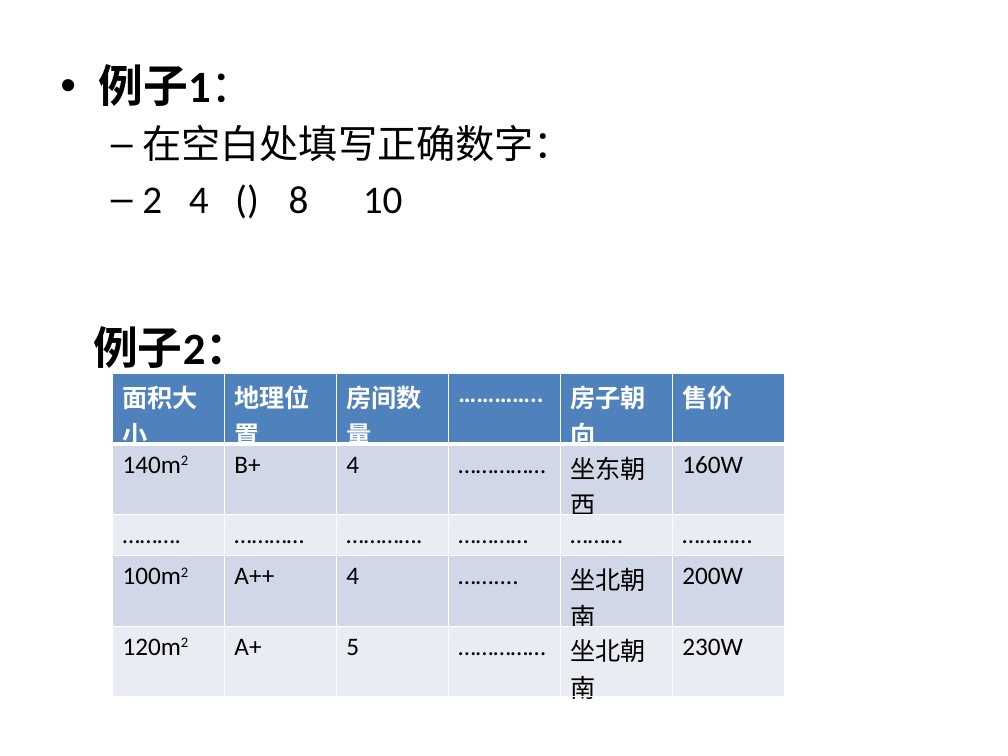
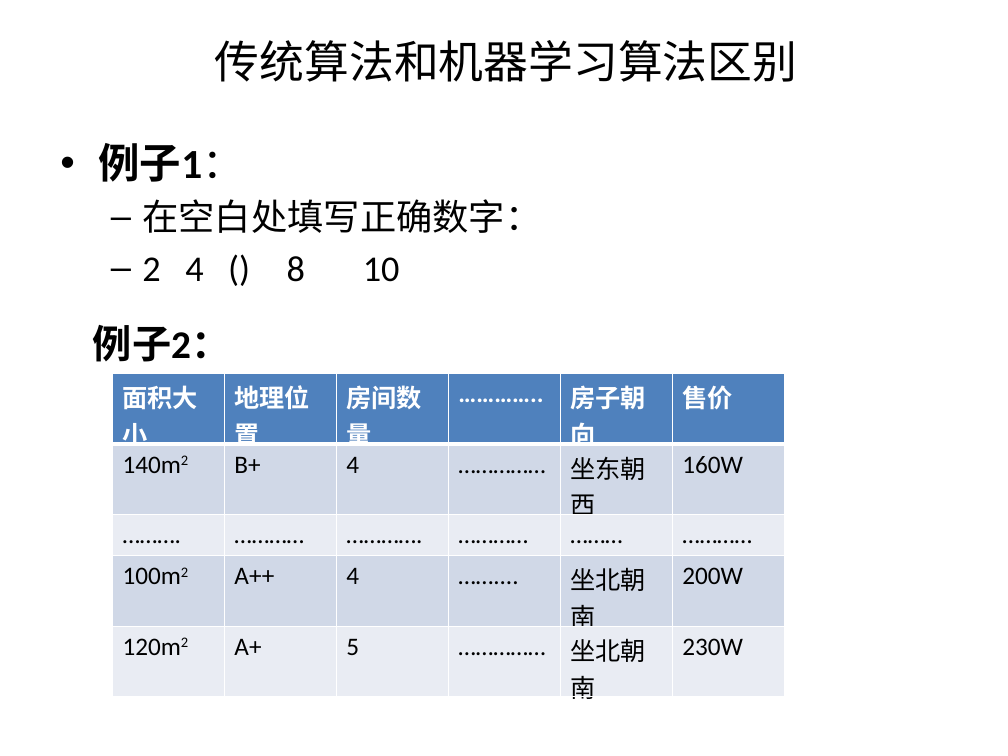
Before and after one commit to logcoding/DeepLearning, a slide deck: slide 6 of 机器学习&深度学习介绍.pptx (slide 3 before the commit). Drawn at 1008x756 pixels with LibreOffice and Linux fonts; fonts in the diff are those of the drawing. Boxes give left, top, right and bottom in pixels: in the first picture for what was removed or moved away, otherwise in the second. Text is boxed around its words. In the diff, an @@ line names an element or a change of style, - is before the commit and + after.

```diff
--- a/机器学习&深度学习介绍.pptx
+++ b/机器学习&深度学习介绍.pptx
@@ text added at bbox=[215, 40, 798, 82], 32 pt, text #000000 @@
+传统算法和机器学习算法区别
@@ text "例子1：": place and size @@
-text "例子1：" at bbox=[98, 64, 573, 214]
+text "例子1：" at bbox=[98, 143, 541, 282]
@@ text "例子1：" at bbox=[98, 143, 541, 282]: size 32 to 29.6 pt in "例子1："; size 28 to 25.9 pt in "在空白处填写正确数字：", "2 4 () 8 10" @@
@@ text "例子2：" at bbox=[93, 325, 230, 362]: size 32 to 28 pt @@
```
Also in this commit, not shown: 3 other slides changed, 15 slides added, 3 slides removed, 7 other files.
